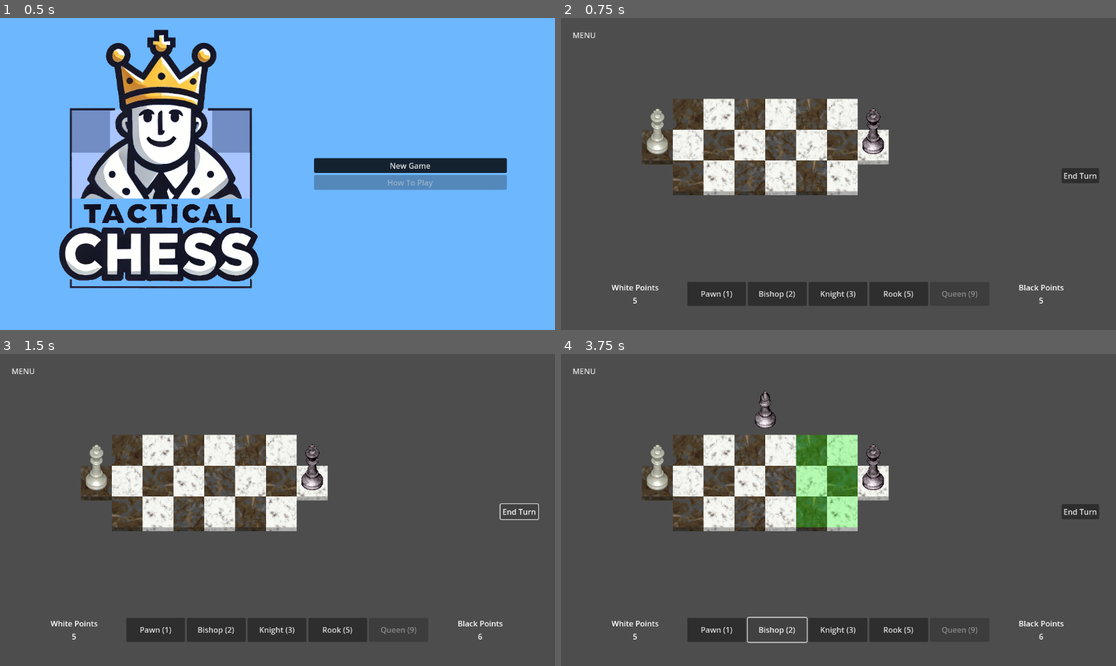
Above: before the commit, frames 1-4 (two rows, left to right).
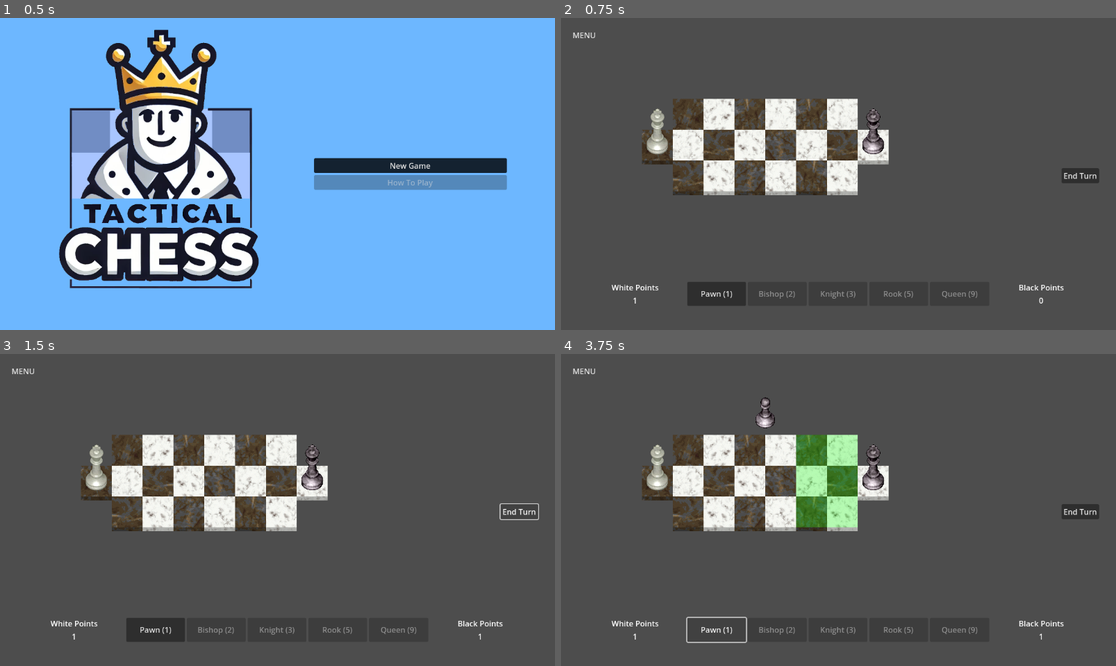
Above: after the commit, the same moments.

Repository: tspr0tege/Tactical-Chess
Game: Godot game, scene res://scene_loader.tscn
Two runs of this game, one before a commit and one after it. Both use one fixed random seed, a clock stepped at 60 frames per second and the inputs below.
Inputs (mouse positions are in pixels of both pictures, inside the frame that each line leads up to):
- Up to frame 1 (0.5 s): no input
- Up to frame 2 (0.75 s): click "New Game" at 0.5 s
- Up to frame 3 (1.5 s): click "End Turn" at 1.25 s
- Up to frame 4 (3.75 s): click (871, 481) at 2 s; click "Pawn (1)" at 2.75 s; click "Bishop (2)" (after the commit: "Pawn (1)") at 3.5 s

Frame 1 is identical in both runs. In frame 2, 0.2% of the frame differs, in the area x 13-87%, y 87-92%; in frame 3, 0.2%; in frame 4, 0.6%, in the area x 13-87%, y 11-93%.

Commit message:
Game mechanics added
-If a player ends their turn with 20 or more points, this now triggers a
game over and they win, resolves #4
-The King's square will now be eliminated when he moves from it, closes #2

Diff:
--- a/scripts/GameBoard.gd
+++ b/scripts/GameBoard.gd
@@ -19,11 +19,11 @@
 var player = {
 	"White": {
 		"pieces": [],
-		"points": 5,
+		"points": 1,
 	},
 	"Black": {
 		"pieces": [],
-		"points": 5,
+		"points": 0,
 	},
 }
 
@@ -251,6 +251,10 @@
 		NEW_PIECE.is_moveable = true
 		NEW_PIECE = null
 
+	if player[playerTurn[0]].points >= 20:
+		game_over()
+		return
+
 	#Initialize new turn
 	playerTurn.reverse()
 	player[playerTurn[0]].points += 1
--- a/scripts/board_tile.gd
+++ b/scripts/board_tile.gd
@@ -2,10 +2,7 @@
 
 var coords
 var tenant
-var GAME_BOARD
-
-func _ready():
-	GAME_BOARD = find_parent("GameBoard")
+@onready var GAME_BOARD = find_parent("GameBoard")
 
 func _on_texture_button_pressed():
 	var PIECE = GAME_BOARD.MOVING_PIECE
@@ -13,6 +10,11 @@
 	var opposingPlayer = GAME_BOARD.player[GAME_BOARD.playerTurn[1]]
 
 	print("Moving " + PIECE.color +" "+ PIECE.type_of_piece + " to " + str(coords))
+
+	if PIECE.type_of_piece == "King" and PIECE.first_move:
+		GAME_BOARD.boardTiles[PIECE.coords.x][PIECE.coords.y].queue_free()
+
+	#Moving a newly deployed piece onto the board
 	if is_instance_valid(GAME_BOARD.NEW_PIECE) and GAME_BOARD.NEW_PIECE == GAME_BOARD.MOVING_PIECE:
 		currentPlayer.points -= GAME_BOARD.pieceValues[PIECE.type_of_piece]
 		currentPlayer.pieces.push_back(PIECE)
@@ -22,6 +24,7 @@
 		GAME_BOARD.boardTiles[PIECE.coords.x][PIECE.coords.y].tenant = null
 		GAME_BOARD.moveAvailable = false
 		PIECE.first_move = false
+
 	PIECE.coords = coords
 	PIECE.z_index = self.z_index + 1
 	PIECE.moveTo(self.position)
--- a/scripts/main.gd
+++ b/scripts/main.gd
@@ -3,19 +3,18 @@
 @onready var SCENE_LOADER = find_parent("Scene Loader")
 
 func _on_restart_button_down():
-	if SCENE_LOADER != null:
-		print("Starting new game!")
-		find_parent("Scene Loader").load_new_game()
-	else:
+	if SCENE_LOADER == null:
 		print("No Scene Loader is present")
+		return
+
+	print("Starting new game!")
+	SCENE_LOADER.load_new_game()
 
 
 func _on_quit_button_down():
-	if SCENE_LOADER != null:
-		print("Exiting to main menu")
-		find_parent("Scene Loader").load_main_menu()
-	else:
+	if SCENE_LOADER == null:
 		print("No Scene Loader is present")
+		return
 
-func gameOver(winner):
-	pass
+	print("Starting new game!")
+	SCENE_LOADER.load_main_menu()
Not shown, added: export_presets.cfg
